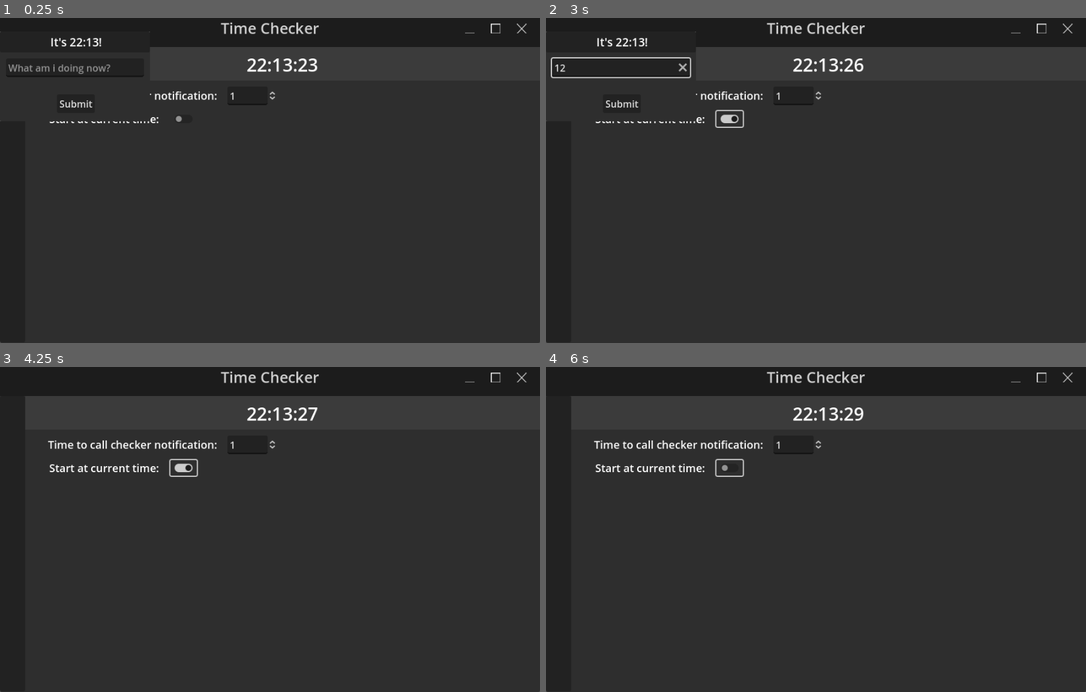
Above: before the commit, frames 1-4 (two rows, left to right).
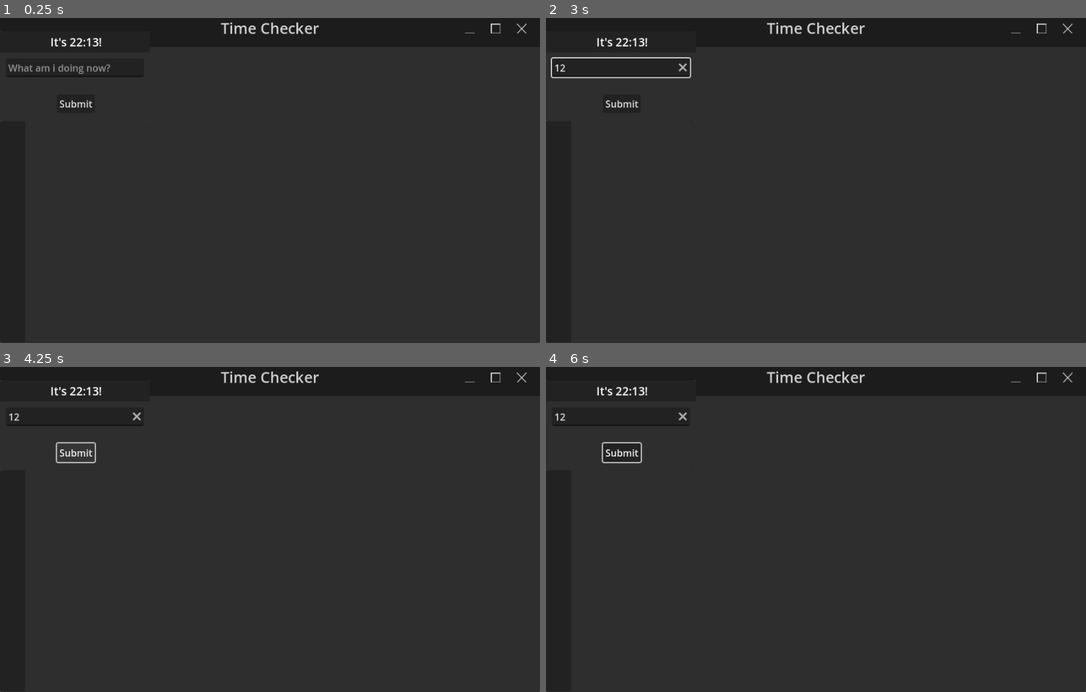
Above: after the commit, the same moments.

Repository: JellyLion/Time-Check
Game: Godot game, scene res://Main.tscn
Two runs of this game, one before a commit and one after it. Both use one fixed random seed, a clock stepped at 60 frames per second and the inputs below.
Inputs (mouse positions are in pixels of both pictures, inside the frame that each line leads up to):
- Up to frame 1 (0.25 s): no input
- Up to frame 2 (3 s): click (621, 66) at 0.52 s; type "12" at 0.6 s; click (1015, 27) at 1.25 s; click (1042, 27) at 2 s; click (729, 118) at 2.77 s
- Up to frame 3 (4.25 s): click "Submit" at 3.5 s
- Up to frame 4 (6 s): click (1015, 376) at 4.25 s; click (1042, 376) at 5 s; click (729, 467) at 5.77 s

The runs differ from the first frame. In frame 1, 0.6% of the frame differs, in the area x 9-59%, y 12-33%; in frame 2, 0.7%; in frame 3, 3.0%, in the area x 0-59%, y 4-34%; in frame 4, 3.0%.
Error after the commit: Attempt to call function 'saveTimeCheckAsScene' in base 'null instance' on a null instance. (res://Assets/Scenes/time_checker_notification.gd:30)

Commit message:
Loading checks now works correctly and get added
But now we can't reach configuration from the storage space node, so we can't save nodes.

Diff:
--- a/Assets/Scenes/CheckInfo.tscn
+++ b/Assets/Scenes/CheckInfo.tscn
@@ -4,11 +4,38 @@
 bg_color = Color(0.180005, 0.180005, 0.180005, 1)
 
 [node name="CheckInfo" type="PanelContainer"]
+offset_right = 558.0
+offset_bottom = 65.0
+size_flags_horizontal = 3
 size_flags_vertical = 3
 theme_override_styles/panel = SubResource("StyleBoxFlat_0slxt")
 
-[node name="Day and hour" type="Label" parent="."]
+[node name="HBoxContainer" type="HBoxContainer" parent="."]
 layout_mode = 2
 
-[node name="CheckNote" type="Label" parent="."]
+[node name="Control" type="Control" parent="HBoxContainer"]
 layout_mode = 2
+size_flags_horizontal = 3
+size_flags_stretch_ratio = 0.02
+
+[node name="VBoxContainer" type="VBoxContainer" parent="HBoxContainer"]
+layout_mode = 2
+size_flags_horizontal = 3
+
+[node name="Control" type="Control" parent="HBoxContainer/VBoxContainer"]
+layout_mode = 2
+size_flags_vertical = 3
+size_flags_stretch_ratio = 0.25
+
+[node name="DayAndHour" type="Label" parent="HBoxContainer/VBoxContainer"]
+layout_mode = 2
+text = "date"
+
+[node name="CheckNote" type="Label" parent="HBoxContainer/VBoxContainer"]
+layout_mode = 2
+text = "Check note"
+
+[node name="Control2" type="Control" parent="HBoxContainer/VBoxContainer"]
+layout_mode = 2
+size_flags_vertical = 3
+size_flags_stretch_ratio = 0.5
--- a/Assets/Scenes/time_checker_notification.gd
+++ b/Assets/Scenes/time_checker_notification.gd
@@ -26,7 +26,8 @@
 	var timeCheckerRes : TimeCheckerResource = TimeCheckerResource.new()
 	timeCheckerRes.HHMM = current_hour_minute
 	timeCheckerRes.text = new_text
-	Configuration.saveTimeCheck(timeCheckerRes)
+
+	$Configuration.saveTimeCheckAsScene(timeCheckerRes)
 	notification_is_being_used = false
 	ResetNotificationWindow()
 	hide()
--- a/Main.gd
+++ b/Main.gd
@@ -8,7 +8,7 @@
 signal call_time_checker_notification
 
 func _ready():
-	Configuration.onApplicationStart()
+	$Configuration.onApplicationStart()
 
 func _on_current_time_minute_changed(minute):
 	current_minute = minute
--- a/Main.tscn
+++ b/Main.tscn
@@ -7,6 +7,8 @@
 [ext_resource type="Texture2D" uid="uid://c10kndmtmglbv" path="res://Assets/Buttons/AppBar/MaximizeBtn.png" id="2_mgum6"]
 [ext_resource type="Script" path="res://Scripts/CustomTransparentButton.gd" id="2_vrfww"]
 [ext_resource type="Texture2D" uid="uid://dquglo7dwb3ov" path="res://Assets/Buttons/AppBar/ExitBtn.png" id="3_gybec"]
+[ext_resource type="Script" path="res://StorageSpace.gd" id="8_e4dsp"]
+[ext_resource type="Script" path="res://Scripts/Configuration.gd" id="10_5v3bx"]
 [ext_resource type="PackedScene" uid="uid://dw4fdjei1l7yc" path="res://Assets/Scenes/time_checker_notification.tscn" id="10_olkbf"]
 
 [sub_resource type="Theme" id="Theme_vm6yq"]
@@ -44,7 +46,7 @@
 offset_bottom = 16.124
 theme = SubResource("Theme_vm6yq")
 
-[node name="VBoxContainer" type="VBoxContainer" parent="Background"]
+[node name="VBoxContainer" type="VBoxContainer" parent="."]
 layout_mode = 1
 anchors_preset = 15
 anchor_right = 1.0
@@ -54,13 +56,13 @@
 grow_vertical = 2
 theme_override_constants/separation = 0
 
-[node name="TitlePanel" type="Panel" parent="Background/VBoxContainer"]
+[node name="TitlePanel" type="Panel" parent="VBoxContainer"]
 layout_mode = 2
 size_flags_vertical = 3
 size_flags_stretch_ratio = 0.35
 theme_override_styles/panel = SubResource("StyleBoxFlat_vw2tk")
 
-[node name="Title" type="Label" parent="Background/VBoxContainer/TitlePanel"]
+[node name="Title" type="Label" parent="VBoxContainer/TitlePanel"]
 top_level = true
 layout_mode = 2
 anchor_right = 1.0
@@ -72,7 +74,7 @@
 horizontal_alignment = 1
 vertical_alignment = 1
 
-[node name="AppBarButtons" type="HBoxContainer" parent="Background/VBoxContainer/TitlePanel"]
+[node name="AppBarButtons" type="HBoxContainer" parent="VBoxContainer/TitlePanel"]
 layout_mode = 2
 anchor_left = 0.849
 anchor_top = 0.194
@@ -84,53 +86,54 @@
 offset_bottom = -0.026001
 script = ExtResource("1_yyigs")
 
-[node name="Minimize" type="TextureButton" parent="Background/VBoxContainer/TitlePanel/AppBarButtons"]
+[node name="Minimize" type="TextureButton" parent="VBoxContainer/TitlePanel/AppBarButtons"]
 layout_mode = 2
 size_flags_horizontal = 3
 texture_normal = ExtResource("1_6ihf3")
 stretch_mode = 3
 script = ExtResource("2_vrfww")
 
-[node name="Maximize" type="TextureButton" parent="Background/VBoxContainer/TitlePanel/AppBarButtons"]
+[node name="Maximize" type="TextureButton" parent="VBoxContainer/TitlePanel/AppBarButtons"]
 layout_mode = 2
 size_flags_horizontal = 3
 texture_normal = ExtResource("2_mgum6")
 stretch_mode = 3
 
-[node name="Close" type="TextureButton" parent="Background/VBoxContainer/TitlePanel/AppBarButtons"]
+[node name="Close" type="TextureButton" parent="VBoxContainer/TitlePanel/AppBarButtons"]
 layout_mode = 2
 size_flags_horizontal = 3
 texture_normal = ExtResource("3_gybec")
 stretch_mode = 3
 
-[node name="HBoxContainer" type="HBoxContainer" parent="Background/VBoxContainer"]
+[node name="HBoxContainer" type="HBoxContainer" parent="VBoxContainer"]
 layout_mode = 2
 size_flags_vertical = 3
 size_flags_stretch_ratio = 2.75
 theme_override_constants/separation = 0
 
-[node name="Panel" type="Panel" parent="Background/VBoxContainer/HBoxContainer"]
+[node name="Panel" type="Panel" parent="VBoxContainer/HBoxContainer"]
 layout_mode = 2
 size_flags_horizontal = 3
 size_flags_stretch_ratio = 0.05
 
-[node name="MarginContainer" type="MarginContainer" parent="Background/VBoxContainer/HBoxContainer"]
-layout_mode = 2
-size_flags_horizontal = 3
-
-[node name="DefaultSpace" type="VBoxContainer" parent="Background/VBoxContainer/HBoxContainer/MarginContainer"]
+[node name="MarginContainer" type="MarginContainer" parent="VBoxContainer/HBoxContainer"]
+layout_mode = 2
+size_flags_horizontal = 3
+
+[node name="DefaultSpace" type="VBoxContainer" parent="VBoxContainer/HBoxContainer/MarginContainer"]
+visible = false
 layout_mode = 2
 size_flags_horizontal = 3
 theme_override_constants/separation = 10
 
-[node name="TimeAndDatePanel" type="Panel" parent="Background/VBoxContainer/HBoxContainer/MarginContainer/DefaultSpace"]
+[node name="TimeAndDatePanel" type="Panel" parent="VBoxContainer/HBoxContainer/MarginContainer/DefaultSpace"]
 layout_mode = 2
 size_flags_horizontal = 3
 size_flags_vertical = 3
 size_flags_stretch_ratio = 2.0
 theme_override_styles/panel = SubResource("StyleBoxFlat_1uk3a")
 
-[node name="CurrentTime" type="Label" parent="Background/VBoxContainer/HBoxContainer/MarginContainer/DefaultSpace/TimeAndDatePanel"]
+[node name="CurrentTime" type="Label" parent="VBoxContainer/HBoxContainer/MarginContainer/DefaultSpace/TimeAndDatePanel"]
 top_level = true
 layout_mode = 0
 offset_left = 42.0
@@ -142,27 +145,27 @@
 vertical_alignment = 1
 script = ExtResource("2_m1bxy")
 
-[node name="TimeToCallNotification" type="HBoxContainer" parent="Background/VBoxContainer/HBoxContainer/MarginContainer/DefaultSpace"]
+[node name="TimeToCallNotification" type="HBoxContainer" parent="VBoxContainer/HBoxContainer/MarginContainer/DefaultSpace"]
 layout_mode = 2
 size_flags_horizontal = 3
 size_flags_stretch_ratio = 5.84
 
-[node name="Control" type="Control" parent="Background/VBoxContainer/HBoxContainer/MarginContainer/DefaultSpace/TimeToCallNotification"]
-layout_mode = 2
-size_flags_horizontal = 3
-
-[node name="Label" type="Label" parent="Background/VBoxContainer/HBoxContainer/MarginContainer/DefaultSpace/TimeToCallNotification"]
+[node name="Control" type="Control" parent="VBoxContainer/HBoxContainer/MarginContainer/DefaultSpace/TimeToCallNotification"]
+layout_mode = 2
+size_flags_horizontal = 3
+
+[node name="Label" type="Label" parent="VBoxContainer/HBoxContainer/MarginContainer/DefaultSpace/TimeToCallNotification"]
 layout_mode = 2
 text = "Time to call checker notification:"
 label_settings = SubResource("LabelSettings_x7cr8")
 vertical_alignment = 1
 
-[node name="Control3" type="Control" parent="Background/VBoxContainer/HBoxContainer/MarginContainer/DefaultSpace/TimeToCallNotification"]
+[node name="Control3" type="Control" parent="VBoxContainer/HBoxContainer/MarginContainer/DefaultSpace/TimeToCallNotification"]
 layout_mode = 2
 size_flags_horizontal = 3
 size_flags_stretch_ratio = 0.25
 
-[node name="SpinBox" type="SpinBox" parent="Background/VBoxContainer/HBoxContainer/MarginContainer/DefaultSpace/TimeToCallNotification"]
+[node name="SpinBox" type="SpinBox" parent="VBoxContainer/HBoxContainer/MarginContainer/DefaultSpace/TimeToCallNotification"]
 layout_mode = 2
 min_value = 1.0
 max_value = 60.0
@@ -170,50 +173,55 @@
 update_on_text_changed = true
 custom_arrow_step = 1.0
 
-[node name="Control2" type="Control" parent="Background/VBoxContainer/HBoxContainer/MarginContainer/DefaultSpace/TimeToCallNotification"]
+[node name="Control2" type="Control" parent="VBoxContainer/HBoxContainer/MarginContainer/DefaultSpace/TimeToCallNotification"]
 layout_mode = 2
 size_flags_horizontal = 3
 size_flags_stretch_ratio = 12.41
 
-[node name="StartOnCurrentTime" type="HBoxContainer" parent="Background/VBoxContainer/HBoxContainer/MarginContainer/DefaultSpace"]
+[node name="StartOnCurrentTime" type="HBoxContainer" parent="VBoxContainer/HBoxContainer/MarginContainer/DefaultSpace"]
 layout_mode = 2
 size_flags_horizontal = 3
 size_flags_stretch_ratio = 5.84
 
-[node name="Control" type="Control" parent="Background/VBoxContainer/HBoxContainer/MarginContainer/DefaultSpace/StartOnCurrentTime"]
-layout_mode = 2
-size_flags_horizontal = 3
-
-[node name="Label" type="Label" parent="Background/VBoxContainer/HBoxContainer/MarginContainer/DefaultSpace/StartOnCurrentTime"]
+[node name="Control" type="Control" parent="VBoxContainer/HBoxContainer/MarginContainer/DefaultSpace/StartOnCurrentTime"]
+layout_mode = 2
+size_flags_horizontal = 3
+
+[node name="Label" type="Label" parent="VBoxContainer/HBoxContainer/MarginContainer/DefaultSpace/StartOnCurrentTime"]
 layout_mode = 2
 text = "Start at current time:"
 label_settings = SubResource("LabelSettings_x7cr8")
 vertical_alignment = 1
 
-[node name="Control3" type="Control" parent="Background/VBoxContainer/HBoxContainer/MarginContainer/DefaultSpace/StartOnCurrentTime"]
+[node name="Control3" type="Control" parent="VBoxContainer/HBoxContainer/MarginContainer/DefaultSpace/StartOnCurrentTime"]
 layout_mode = 2
 size_flags_horizontal = 3
 size_flags_stretch_ratio = 0.25
 
-[node name="CheckButton" type="CheckButton" parent="Background/VBoxContainer/HBoxContainer/MarginContainer/DefaultSpace/StartOnCurrentTime"]
-layout_mode = 2
-
-[node name="Control2" type="Control" parent="Background/VBoxContainer/HBoxContainer/MarginContainer/DefaultSpace/StartOnCurrentTime"]
+[node name="CheckButton" type="CheckButton" parent="VBoxContainer/HBoxContainer/MarginContainer/DefaultSpace/StartOnCurrentTime"]
+layout_mode = 2
+
+[node name="Control2" type="Control" parent="VBoxContainer/HBoxContainer/MarginContainer/DefaultSpace/StartOnCurrentTime"]
 layout_mode = 2
 size_flags_horizontal = 3
 size_flags_stretch_ratio = 15.38
 
-[node name="Control2" type="Control" parent="Background/VBoxContainer/HBoxContainer/MarginContainer/DefaultSpace"]
+[node name="Control2" type="Control" parent="VBoxContainer/HBoxContainer/MarginContainer/DefaultSpace"]
 layout_mode = 2
 size_flags_vertical = 3
 size_flags_stretch_ratio = 12.48
 
-[node name="ScrollContainer" type="ScrollContainer" parent="Background/VBoxContainer/HBoxContainer/MarginContainer"]
-visible = false
-layout_mode = 2
-size_flags_vertical = 3
-
-[node name="StoredChecksSpace" type="VBoxContainer" parent="Background/VBoxContainer/HBoxContainer/MarginContainer/ScrollContainer"]
+[node name="StorageSpace" type="Control" parent="VBoxContainer/HBoxContainer/MarginContainer"]
+layout_mode = 2
+script = ExtResource("8_e4dsp")
+
+[node name="ScrollContainer" type="ScrollContainer" parent="VBoxContainer/HBoxContainer/MarginContainer/StorageSpace"]
+layout_mode = 2
+offset_right = 858.0
+offset_bottom = 494.0
+size_flags_vertical = 3
+
+[node name="StoredChecksSpace" type="VBoxContainer" parent="VBoxContainer/HBoxContainer/MarginContainer/StorageSpace/ScrollContainer"]
 layout_mode = 2
 size_flags_horizontal = 3
 size_flags_vertical = 3
@@ -222,13 +230,16 @@
 visible = false
 borderless = true
 
+[node name="Configuration" type="Node" parent="."]
+script = ExtResource("10_5v3bx")
+
 [connection signal="call_time_checker_notification" from="." to="TimeCheckerNotification" method="_on_main_call_time_checker_notification"]
-[connection signal="pressed" from="Background/VBoxContainer/TitlePanel/AppBarButtons/Minimize" to="Background/VBoxContainer/TitlePanel/AppBarButtons" method="_on_minimize_pressed"]
-[connection signal="pressed" from="Background/VBoxContainer/TitlePanel/AppBarButtons/Maximize" to="Background/VBoxContainer/TitlePanel/AppBarButtons" method="_on_maximize_pressed"]
-[connection signal="pressed" from="Background/VBoxContainer/TitlePanel/AppBarButtons/Close" to="Background/VBoxContainer/TitlePanel/AppBarButtons" method="_on_close_pressed"]
-[connection signal="minute_changed" from="Background/VBoxContainer/HBoxContainer/MarginContainer/DefaultSpace/TimeAndDatePanel/CurrentTime" to="." method="_on_current_time_minute_changed"]
-[connection signal="value_changed" from="Background/VBoxContainer/HBoxContainer/MarginContainer/DefaultSpace/TimeToCallNotification/SpinBox" to="." method="_on_spin_box_value_changed"]
-[connection signal="toggled" from="Background/VBoxContainer/HBoxContainer/MarginContainer/DefaultSpace/StartOnCurrentTime/CheckButton" to="." method="_on_check_button_toggled"]
+[connection signal="pressed" from="VBoxContainer/TitlePanel/AppBarButtons/Minimize" to="VBoxContainer/TitlePanel/AppBarButtons" method="_on_minimize_pressed"]
+[connection signal="pressed" from="VBoxContainer/TitlePanel/AppBarButtons/Maximize" to="VBoxContainer/TitlePanel/AppBarButtons" method="_on_maximize_pressed"]
+[connection signal="pressed" from="VBoxContainer/TitlePanel/AppBarButtons/Close" to="VBoxContainer/TitlePanel/AppBarButtons" method="_on_close_pressed"]
+[connection signal="minute_changed" from="VBoxContainer/HBoxContainer/MarginContainer/DefaultSpace/TimeAndDatePanel/CurrentTime" to="." method="_on_current_time_minute_changed"]
+[connection signal="value_changed" from="VBoxContainer/HBoxContainer/MarginContainer/DefaultSpace/TimeToCallNotification/SpinBox" to="." method="_on_spin_box_value_changed"]
+[connection signal="toggled" from="VBoxContainer/HBoxContainer/MarginContainer/DefaultSpace/StartOnCurrentTime/CheckButton" to="." method="_on_check_button_toggled"]
 [connection signal="text_changed" from="TimeCheckerNotification/HBoxContainer/VBoxContainer/WhatAmIDoingNote/LineEdit" to="TimeCheckerNotification" method="_on_line_edit_text_changed"]
 [connection signal="text_submitted" from="TimeCheckerNotification/HBoxContainer/VBoxContainer/WhatAmIDoingNote/LineEdit" to="TimeCheckerNotification" method="_on_line_edit_text_submitted"]
 
--- a/Scripts/Configuration.gd
+++ b/Scripts/Configuration.gd
@@ -1,28 +1,27 @@
 class_name Configuration
 extends Node
 
+signal new_node_saved
+
 const TIME_CHECKS_PATH := "user://TimeChecks/"
+var defaultCheckInfo := preload("res://Assets/Scenes/CheckInfo.tscn")
 
-static func saveTimeCheck(timeCheckerRes : TimeCheckerResource):
+func saveTimeCheckAsScene(timeCheckerRes : TimeCheckerResource):
 	#can't save using ":" in the name.
+	var newCheckInfo := defaultCheckInfo.instantiate()
 	var reformatedHHMM := timeCheckerRes.HHMM.replace(":","-")
-	var saveName := "Check_" + Time.get_date_string_from_system() + "_" + reformatedHHMM
-	timeCheckerRes.resource_name = saveName
-	var err = ResourceSaver.save(timeCheckerRes, TIME_CHECKS_PATH + saveName + ".tres", ResourceSaver.FLAG_NONE)
-	print("Check saved: " + str(err))
+	var checkDate := Time.get_date_string_from_system() + "_" + reformatedHHMM
+	var saveName := "Check_" + checkDate
+	newCheckInfo.find_child("DayAndHour").text = checkDate
+	newCheckInfo.find_child("CheckNote").text = timeCheckerRes.text
+	var scene = PackedScene.new()
+	scene.pack(newCheckInfo)
+	var err = ResourceSaver.save(scene, TIME_CHECKS_PATH + saveName + ".tscn", ResourceSaver.FLAG_NONE)
 
-static func onApplicationStart():
+func onApplicationStart():
 	#check if ddirectories to save checks exists.
 	if DirAccess.dir_exists_absolute(TIME_CHECKS_PATH):
 		pass
 	else:
 		print("Creating checks directory")
 		DirAccess.make_dir_absolute(TIME_CHECKS_PATH)
-	loadStoredChecks()
-
-static func loadStoredChecks():
-	var filesArray := DirAccess.get_files_at(TIME_CHECKS_PATH)
-	for file in filesArray:
-		print(file.get_file())
-		var fileData : TimeCheckerResource = load(TIME_CHECKS_PATH + file.get_file())
-		#print(fileData.get_hhmm)
--- /dev/null
+++ b/StorageSpace.gd
@@ -0,0 +1,17 @@
+extends Control
+
+
+# Called when the node enters the scene tree for the first time.
+func _ready():
+	loadStoredChecks()
+
+
+func loadStoredChecks():
+	var filesArray := DirAccess.get_files_at(Configuration.TIME_CHECKS_PATH)
+	for file in filesArray:
+		var fileData := load(Configuration.TIME_CHECKS_PATH + file.get_file())
+		var loadedNode = fileData.instantiate()
+		$ScrollContainer/StoredChecksSpace.add_child(loadedNode, false)
+
+func _on_new_note_saved():
+	print_debug("not implemented")
Not shown: 1 places in Main.tscn that only renumber resources
Not shown, removed: Mai8281.tmp
